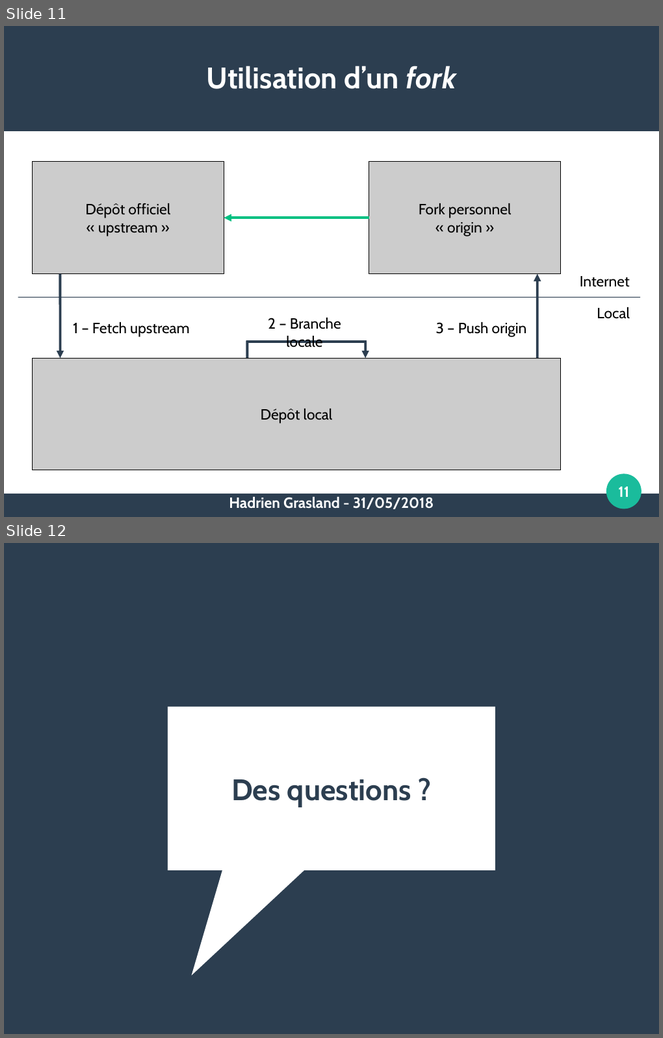
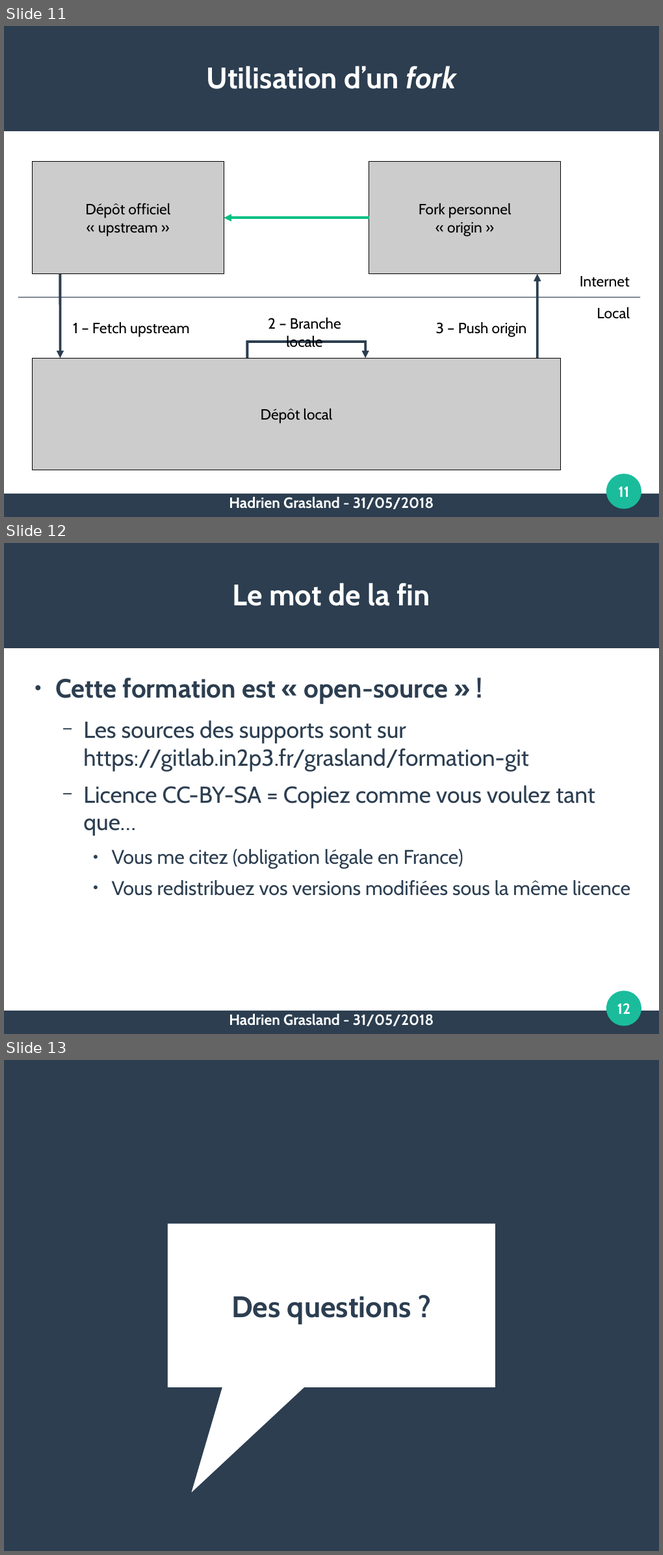
Before and after one commit to pushou/formation-git, a slide deck: PresRecap-J2.odp. Shown one above the other, each under a label of ours: slides 11 and 12 before the commit, slides 11, 12 and 13 after it. The pictures are 663x1038 and 663x1555 pixels, drawn with LibreOffice and Linux fonts; fonts in the diff are those of the drawing. Boxes give left, top, right and bottom in pixels: in the first picture for what was removed or moved away, otherwise in the second. Text is boxed around its words. In the diff, an @@ line names an element or a change of style, - is before the commit and + after.

Commit message:
Parler des sources en fin de formation

```diff
--- a/PresRecap-J2.odp
+++ b/PresRecap-J2.odp
@@ slide 12 added at [4, 543, 659, 1034], background #FFFFFF; not listed: 3 template elements that a slide beside it also shows @@
@@ title added at [233, 583, 430, 606], 36 pt, text #FFFFFF, bold @@
+Le mot de la fin
@@ text added at [55, 678, 631, 896], 28 pt, text #2C3E50 @@
+● Cette formation est « open-source » !
+  − Les sources des supports sont sur https://gitlab.in2p3.fr/grasland/formation-git
+  − Licence CC-BY-SA = Copiez comme vous voulez tant que…
+    ● Vous me citez (obligation légale en France)
+    ● Vous redistribuez vos versions modifiées sous la même licence
@@ page number added at [618, 1003, 631, 1014], 18 pt, text #FFFFFF, bold @@
+12
@@ text added at [229, 1014, 434, 1027], 18 pt, text #FFFFFF, bold @@
+Hadrien Grasland - 31/05/2018
@@ what was slide 12 is now slide 13 @@
```
Also in this commit, not shown: 1 other file.
